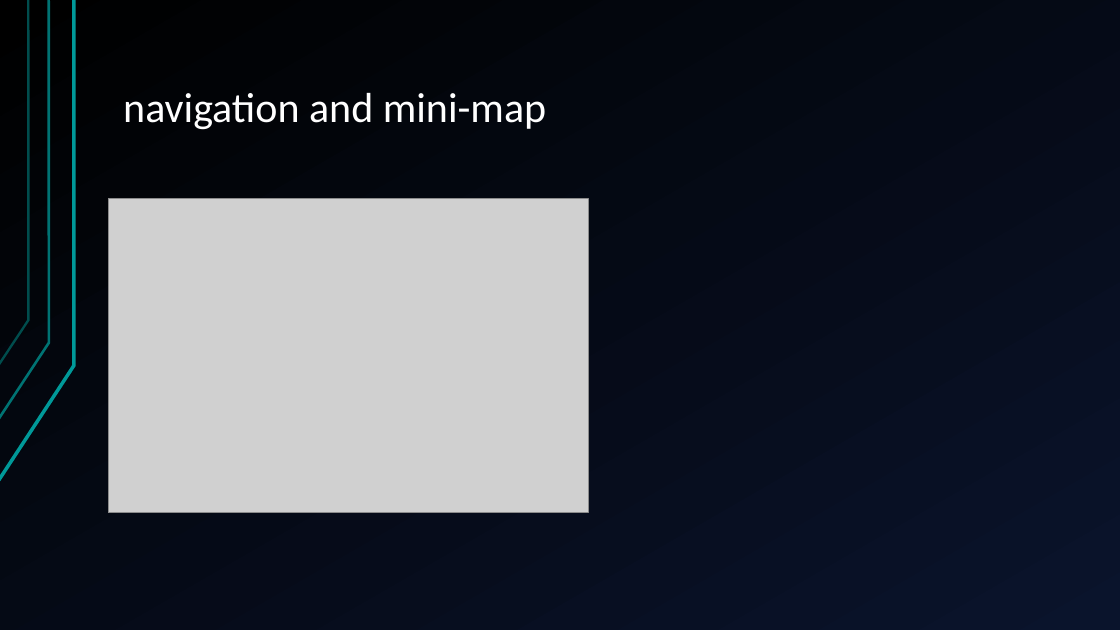
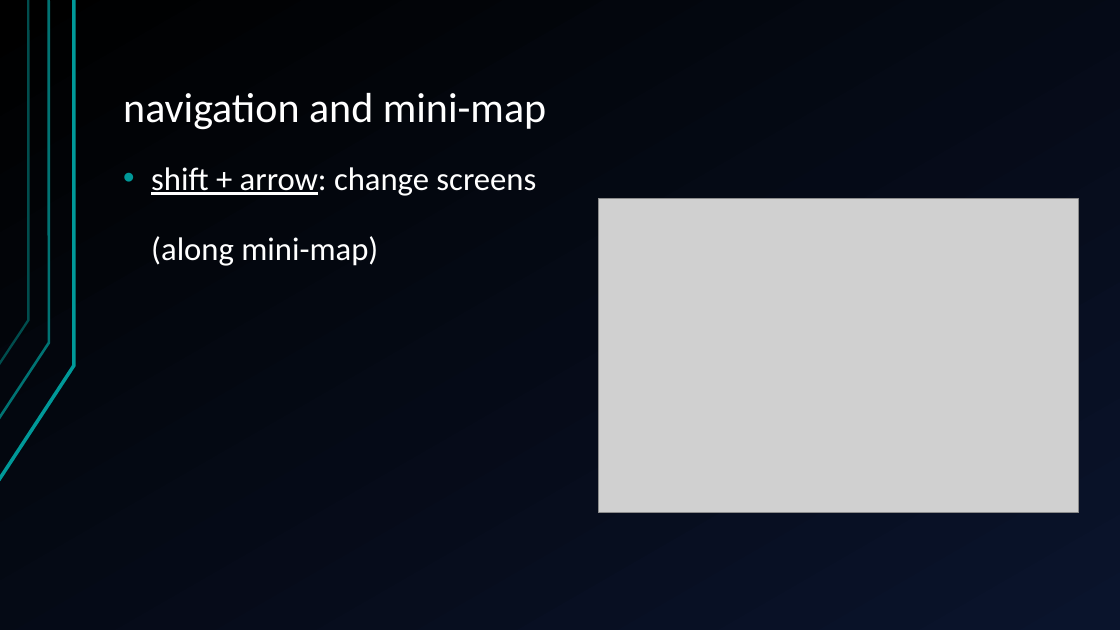
Before and after one commit to jegasus/m8-tracker-workshop, a slide deck: slide 10 of slides_v1.odp. Drawn at 1120x630 pixels with LibreOffice and Linux fonts; fonts in the diff are those of the drawing; grey boxes stand for pictures. Boxes give left, top, right and bottom in pixels: in the first picture for what was removed or moved away, otherwise in the second. Text is boxed around its words. In the diff, an @@ line names an element or a change of style, - is before the commit and + after.

```diff
--- a/slides_v1.odp
+++ b/slides_v1.odp
@@ text added at bbox=[151, 167, 536, 266], 28 pt, text #FFFFFF @@
+• shift + arrow: change screens
+  (along mini-map)
@@ picture: place and size @@
-picture at bbox=[108, 199, 588, 513]
+picture at bbox=[599, 199, 1079, 513]
```
Also in this commit, not shown: 4 other slides changed, 1 slide added.
